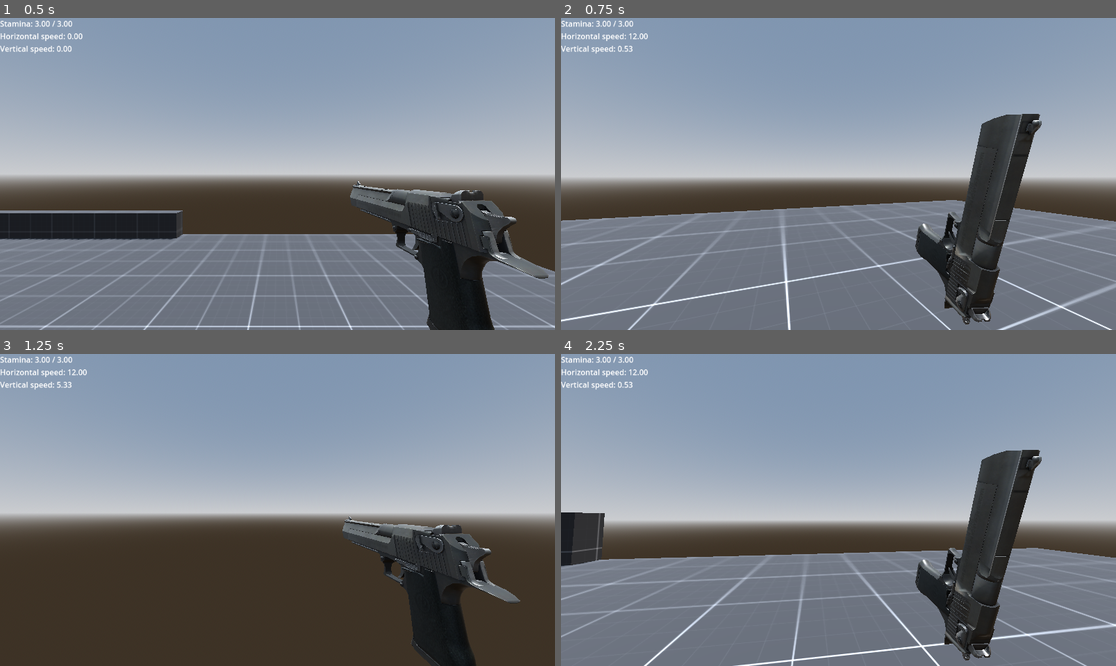
Above: before the commit, frames 1-4 (two rows, left to right).
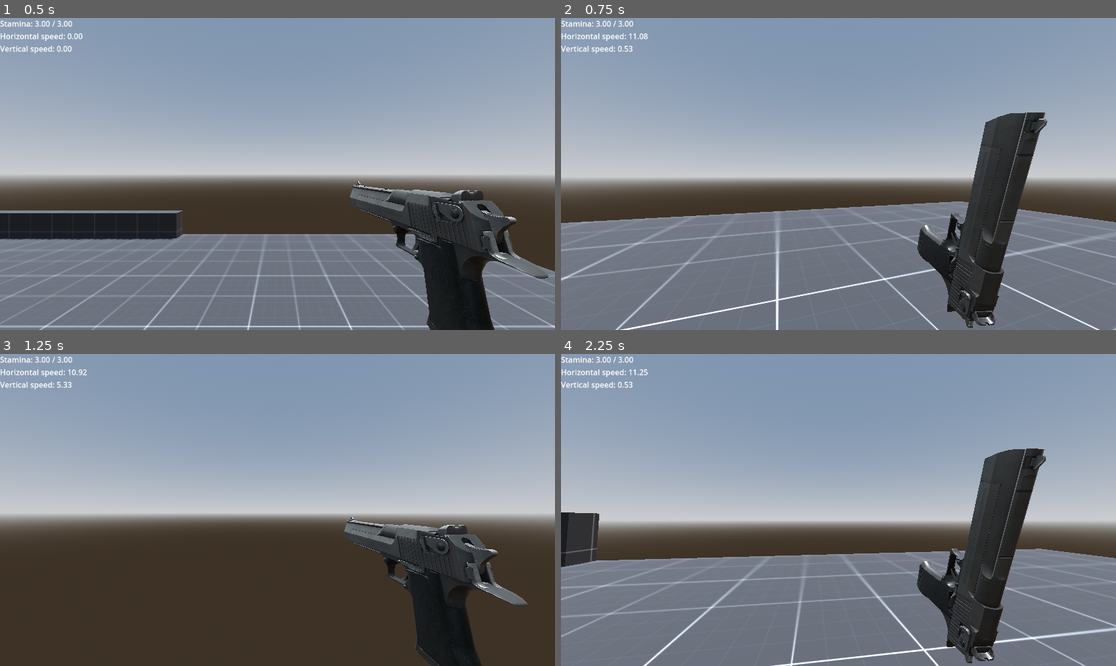
Above: after the commit, the same moments.

Repository: ayylol/viceroy-maxing
Game: Godot game, scene res://scenes/map_prototyping.tscn
Two runs of this game, one before a commit and one after it. Both use one fixed random seed, a clock stepped at 60 frames per second and the inputs below. This scene is started directly instead of the project's main scene.
Inputs (mouse positions are in pixels of both pictures, inside the frame that each line leads up to):
- Up to frame 1 (0.5 s): no input
- Up to frame 2 (0.75 s): move the mouse to (866, 174) at 0.52 s; hold W (move_up) from 0.53 s (still down); hold Right mouse button (slide) from 0.53 s (still down); click (866, 174) at 0.6 s
- Up to frame 3 (1.25 s): keep holding W (move_up); keep holding Right mouse button (slide); tap Space (jump) at 0.77 s
- Up to frame 4 (2.25 s): keep holding W (move_up); move the mouse to (810, 510) at 1.27 s; release Right mouse button (slide) at 1.28 s; right-click (810, 510) at 1.35 s; tap Space (jump) at 1.52 s; click (810, 510) at 1.55 s; move the mouse to (849, 503) at 2.02 s; hold Right mouse button (slide) from 2.03 s (still down); click (849, 503) at 2.1 s

Frame 1 is identical in both runs. In frame 2, 6.4% of the frame differs, in the area x 0-100%, y 4-100%; in frame 3, 1.6%; in frame 4, 4.5%.

Commit message:
Fix slide decel

Diff:
--- a/objects/viceroy_controller.gd
+++ b/objects/viceroy_controller.gd
@@ -60,7 +60,7 @@
 
 @export_group("slide")
 @export var sliding_speed : float = 12.
-@export var sliding_decel : float = 32.
+@export var sliding_decel : float = 5.
 
 @export_group("slamming")
 @export var slamming_speed : float = 50.
@@ -112,10 +112,8 @@
 func dash() -> bool:
 	if Input.is_action_just_pressed("dash") and consume_stamina(1.):
 		var horizontal_input = get_horizontal_input()
-		if horizontal_input:
-			_horizontal_velocity = horizontal_input * dashing_speed
-		else:
-			_horizontal_velocity = get_forward_direction() * dashing_speed
+		var dir = horizontal_input if horizontal_input else get_forward_direction()
+		_horizontal_velocity = dir * dashing_speed
 		dash_timer = dash_duration
 		current_state = State.DASHING
 		return true
@@ -137,10 +135,8 @@
 	if slide_buffer_timer > 0. and is_on_floor():
 		current_state = State.SLIDING
 		var horizontal_input = get_horizontal_input()
-		if horizontal_input:
-			_horizontal_velocity = horizontal_input * _horizontal_velocity.length()
-		else:
-			_horizontal_velocity = get_forward_direction() * _horizontal_velocity.length()
+		var dir = horizontal_input if horizontal_input else get_forward_direction()
+		_horizontal_velocity = dir * max(_horizontal_velocity.length(), sliding_speed)
 		return true
 	return false
 
@@ -169,11 +165,7 @@
 	if jump():
 		return
 	_vertical_velocity -= _gravity * delta
-	if _horizontal_velocity:
-		_horizontal_velocity = _horizontal_velocity.normalized() * maxf(_horizontal_velocity.length(), sliding_speed)
-	else:
-		_horizontal_velocity = get_forward_direction() * sliding_speed
-	_horizontal_velocity = _horizontal_velocity.move_toward(_horizontal_velocity.normalized() * sliding_speed, sliding_decel * delta)
+	_horizontal_velocity = _horizontal_velocity.move_toward(Vector2.ZERO, sliding_decel * delta)
 
 func dashing_process(delta: float) -> void:
 	dash_timer = move_toward(dash_timer, 0., delta)
@@ -270,7 +262,6 @@
 	var fov_goal = default_fov+speed_percent*(max_fov-default_fov)
 	var fov_speed = fov_speed_up if camera.fov < fov_goal else fov_speed_down
 	camera.fov = move_toward(camera.fov, fov_goal, fov_speed*delta)
-	#print(camera.fov)
 
 	_rotation_input = 0.
 	_tilt_input = 0.
--- a/scenes/map_prototyping.tscn
+++ b/scenes/map_prototyping.tscn
@@ -54,6 +54,9 @@
 [node name="Car2" parent="Map" instance=ExtResource("2_khhby")]
 transform = Transform3D(-1, 0, 8.74228e-08, 0, 1, 0, -8.74228e-08, 0, -1, -20.813, 0, 15.4519)
 
+[node name="TallBuilding3" parent="Map" instance=ExtResource("5_f10kx")]
+transform = Transform3D(-1, 0, 8.74228e-08, 0, 1, 0, -8.74228e-08, 0, -1, 39.4998, 0, 16.3402)
+
 [node name="Player" parent="." instance=ExtResource("1_swrlg")]
 
 [node name="PlayerSpawn" type="Node3D" parent="."]
